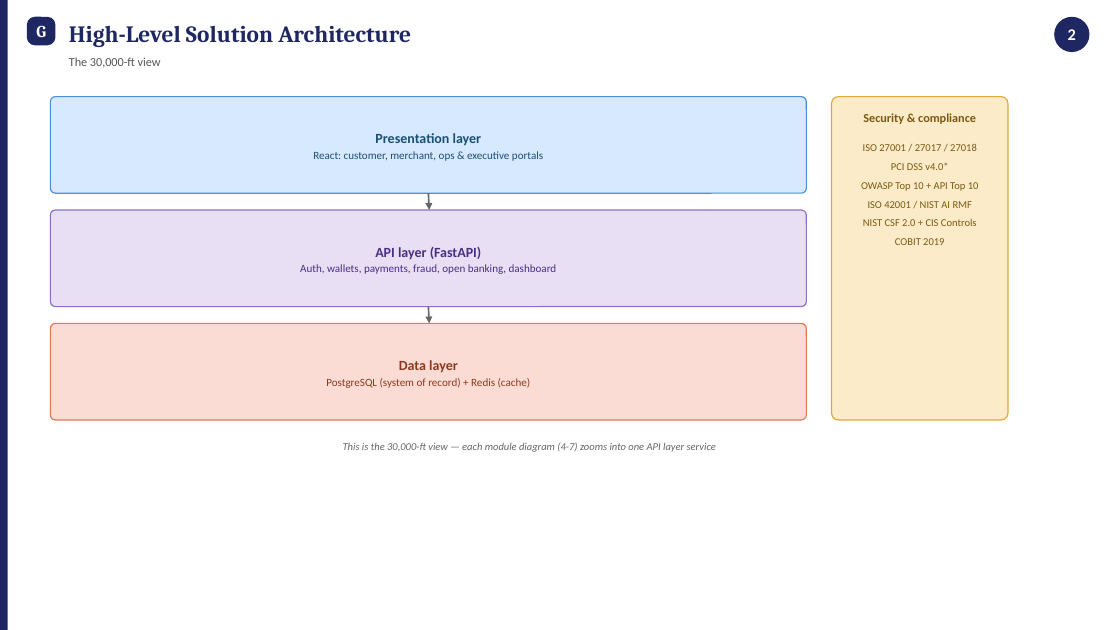
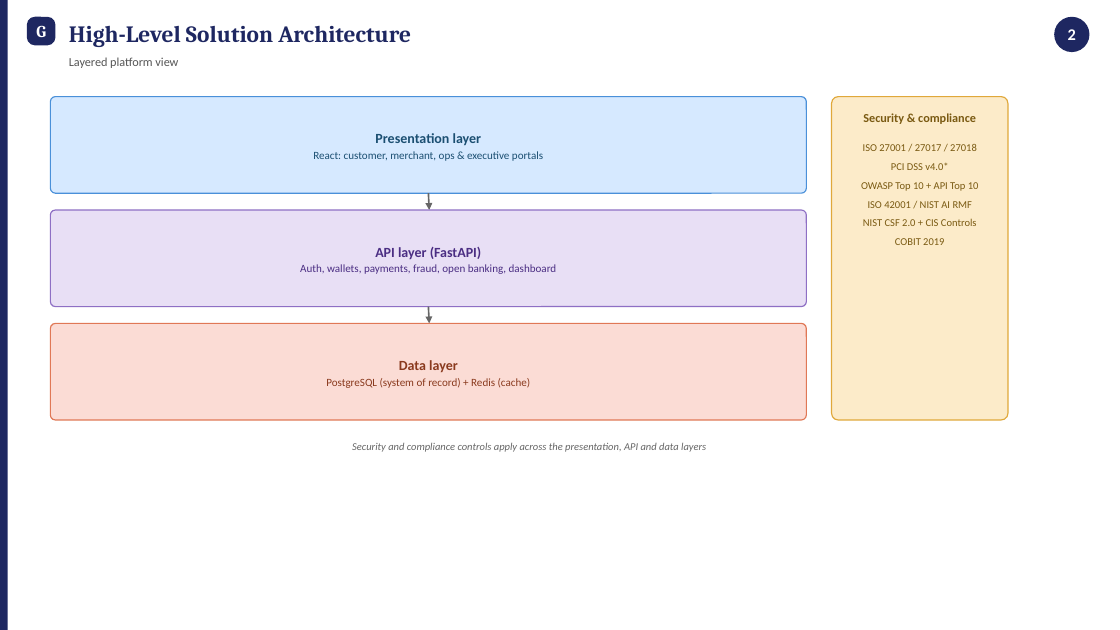
Before and after one commit to M-Abubakr04/GlobalPay_Fintech_Solution, a slide deck: slide 3 of docs/architecture/GlobalPay_Mandatory_Architecture_Deliverables.pptx. Drawn at 1120x630 pixels with LibreOffice and Linux fonts; fonts in the diff are those of the drawing. Boxes give left, top, right and bottom in pixels: in the first picture for what was removed or moved away, otherwise in the second. Text is boxed around its words. In the diff, an @@ line names an element or a change of style, - is before the commit and + after.

```diff
--- a/docs/architecture/GlobalPay_Mandatory_Architecture_Deliverables.pptx
+++ b/docs/architecture/GlobalPay_Mandatory_Architecture_Deliverables.pptx
@@ text at [69,57,178,68]: text changed @@
-The 30,000-ft view
+Layered platform view
@@ text at [352,443,706,452]: text changed @@
-This is the 30,000-ft view — each module diagram (4-7) zooms into one API layer service
+Security and compliance controls apply across the presentation, API and data layers
```
Also in this commit, not shown: 6 other slides changed, 1 other file.
